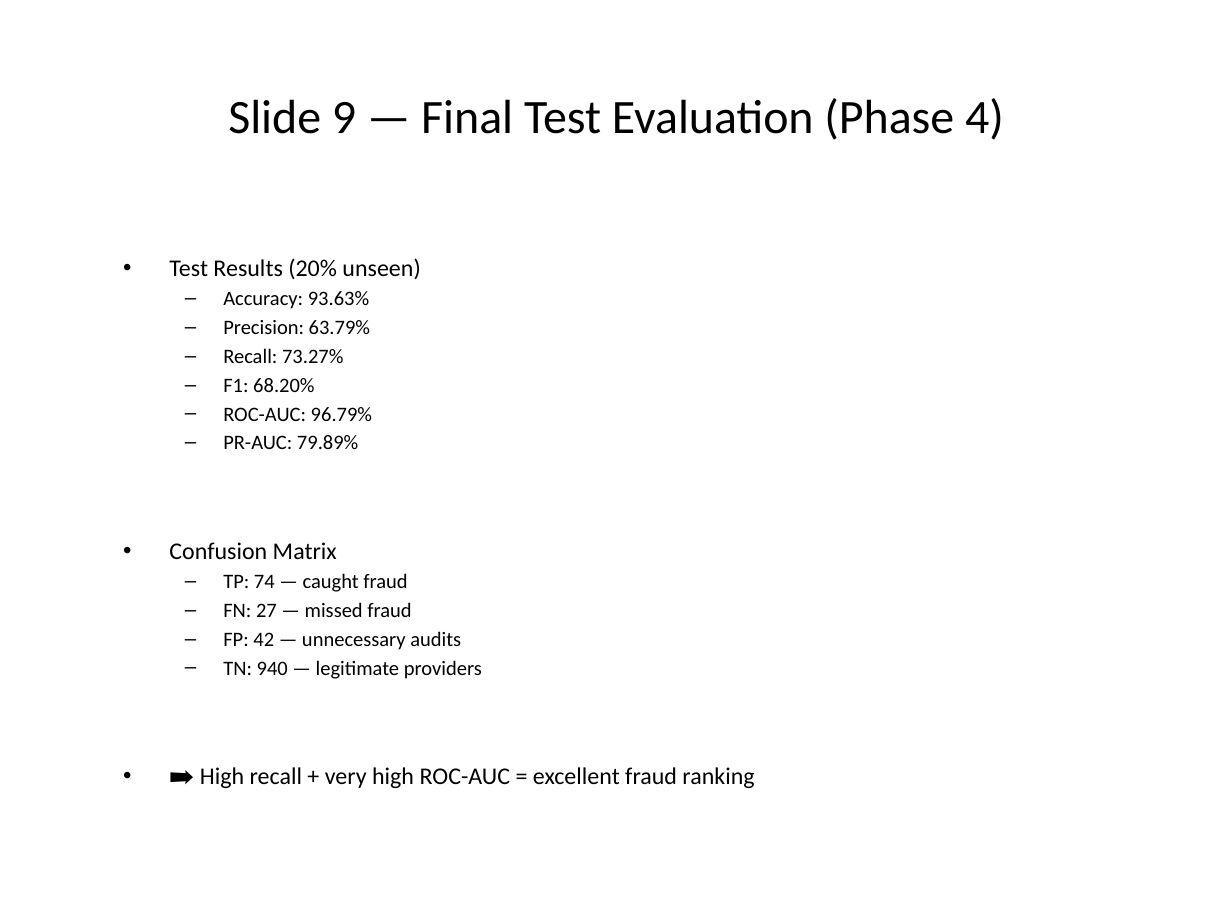
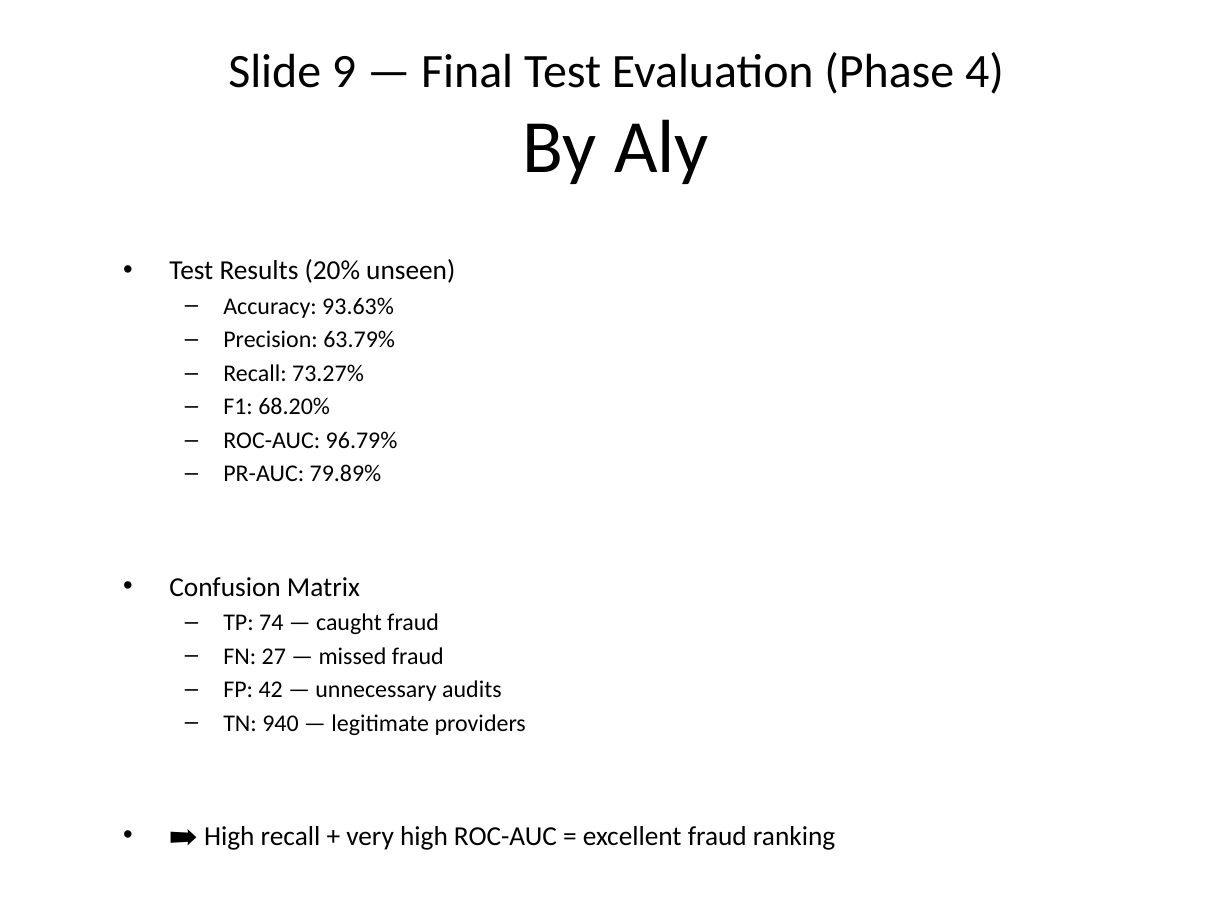
Before and after one commit to mohamedosamaa428/fraud_detection_project, a slide deck: slide 10 of reports/presentation.pptx. Drawn at 1232x924 pixels with LibreOffice and Linux fonts; fonts in the diff are those of the drawing. Boxes give left, top, right and bottom in pixels: in the first picture for what was removed or moved away, otherwise in the second. Text is boxed around its words. In the diff, an @@ line names an element or a change of style, - is before the commit and + after.

```diff
--- a/reports/presentation.pptx
+++ b/reports/presentation.pptx
@@ title at [523,119,709,184]: paragraph added @@
+By Aly
@@ text "Test Results (20% unseen)" at [169,259,835,850]: size 14 to 16 pt in "Test Results (20% unseen)", "Confusion Matrix", "➡️ High recall + very high ROC-AUC ..."; size 12 to 14 pt in "Accuracy: 93.63%", "Precision: 63.79%", "Recall: 73.27%", "F1: 68.20%" and 6 more places @@
```
Also in this commit, not shown: 12 other slides changed, 1 other file.
